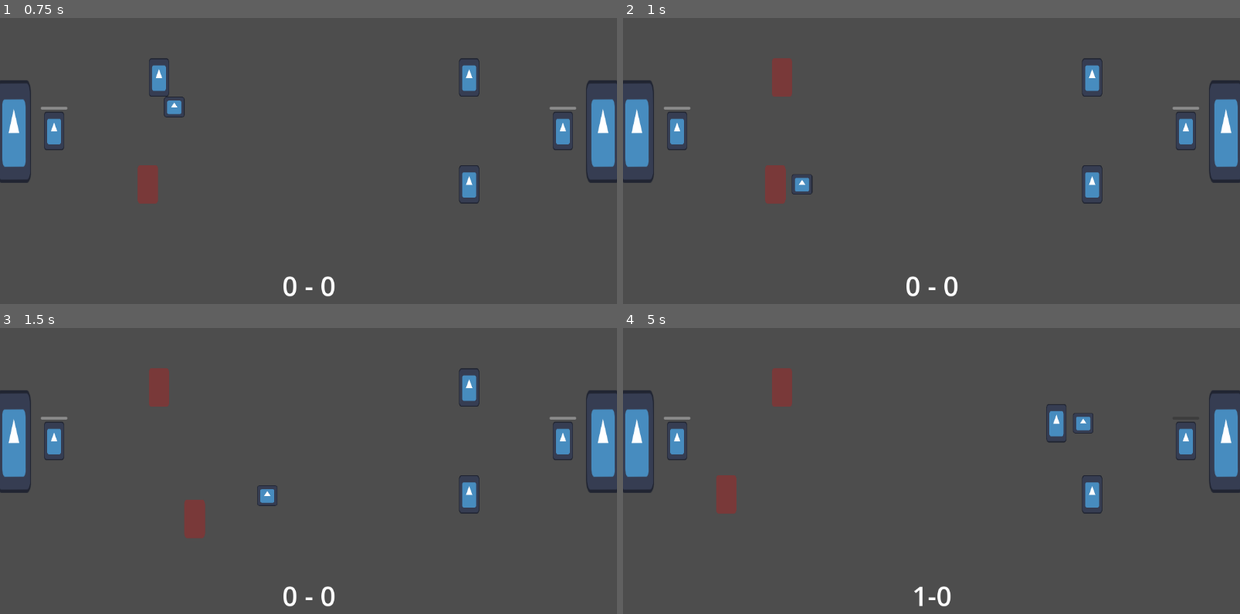
Above: before the commit, frames 1-4 (two rows, left to right).
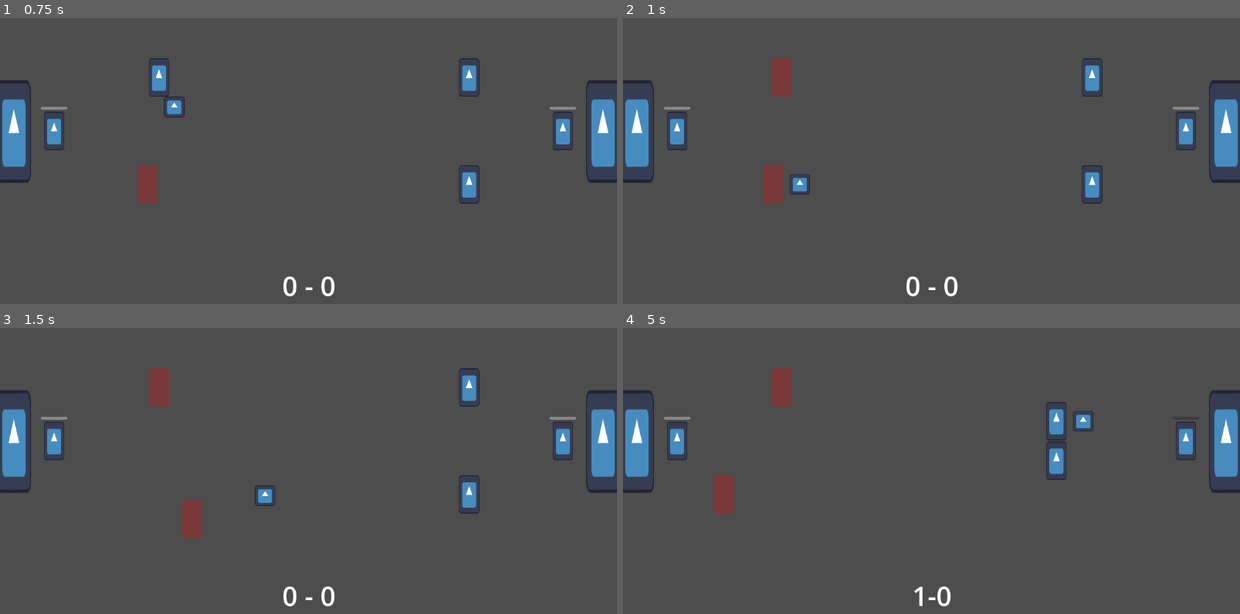
Above: after the commit, the same moments.

Repository: david8zhang/spooky-soccer
Game: Godot game, scene res://scenes/Main.tscn
The game is run twice, just before and just after one commit, with the same random seed, the same clock (stepped at 60 frames per second) and the same inputs. The engine's default icon, where the game draws it, is replaced by a stand-in: a white triangle on a blue panel in a dark square.
Inputs:
- Up to frame 1 (0.75 s): tap Enter at 0.5 s; hold Right (move_right) from 0.53 s (still down); tap Space (pass) at 0.6 s
- Up to frame 2 (1 s): keep holding Right (move_right)
- Up to frame 3 (1.5 s): release Right (move_right) at 1.28 s; hold Down (move_down) from 1.28 s (still down); tap F (shoot) at 1.35 s
- Up to frame 4 (5 s): release Down (move_down) at 2.03 s; hold Right (move_right) 2.03-2.78 s; tap Space (pass) at 2.1, 3.6 s; hold Up (move_up) 2.78-3.53 s; tap F (shoot) at 2.85, 4.35 s; hold Left (move_left) from 3.53 s (still down)

Frame 1 is identical in both runs. In frame 2, 0.2% of the frame differs, in the area x 22-31%, y 51-65%; in frame 3, 0.2%; in frame 4, 0.8%, in the area x 14-78%, y 25-65%.

Commit message:
added off-ball offense movement

Diff:
--- a/prefabs/Ball.tscn
+++ b/prefabs/Ball.tscn
@@ -41,7 +41,7 @@
 
 [node name="CollisionDetector" type="Area2D" parent="."]
 collision_layer = 4
-collision_mask = 7
+collision_mask = 15
 
 [node name="CollisionShape2D" type="CollisionShape2D" parent="CollisionDetector"]
 shape = SubResource("CircleShape2D_kr422")
--- a/prefabs/CPUFieldPlayer.tscn
+++ b/prefabs/CPUFieldPlayer.tscn
@@ -20,8 +20,9 @@
 "speed": 5.0
 }]
 
-[sub_resource type="RectangleShape2D" id="RectangleShape2D_ficat"]
-size = Vector2(38, 72)
+[sub_resource type="CapsuleShape2D" id="CapsuleShape2D_vt7y0"]
+radius = 18.0
+height = 70.0
 
 [node name="CPUFieldPlayer" type="RigidBody2D"]
 lock_rotation = true
@@ -30,7 +31,7 @@
 [node name="ContextMap" parent="." instance=ExtResource("2_vai8v")]
 
 [node name="CPUFieldPlayerAI" parent="." node_paths=PackedStringArray("blackboard", "actor") instance=ExtResource("2_4laok")]
-blackboard = NodePath("@Node@150424")
+blackboard = NodePath("@Node@191691")
 actor = NodePath("..")
 
 [node name="AnimatedSprite2D" type="AnimatedSprite2D" parent="."]
@@ -40,4 +41,8 @@
 animation = &"placeholder"
 
 [node name="CollisionShape2D" type="CollisionShape2D" parent="."]
-shape = SubResource("RectangleShape2D_ficat")
+shape = SubResource("CapsuleShape2D_vt7y0")
+
+[node name="RayToGoal" type="RayCast2D" parent="."]
+modulate = Color(0, 1, 0, 1)
+target_position = Vector2(2.08165e-12, 100)
--- a/prefabs/CPUFieldPlayerAI.tscn
+++ b/prefabs/CPUFieldPlayerAI.tscn
@@ -7,6 +7,10 @@
 [ext_resource type="Script" path="res://scripts/behavior_tree/IsOnball.gd" id="5_ltyea"]
 [ext_resource type="Script" path="res://scripts/behavior_tree/AttackDribble.gd" id="6_3ccq3"]
 [ext_resource type="Script" path="res://scripts/behavior_tree/Idle.gd" id="6_5pohc"]
+[ext_resource type="Script" path="res://addons/beehave/nodes/decorators/inverter.gd" id="7_hc8l0"]
+[ext_resource type="Script" path="res://scripts/behavior_tree/IsOpen.gd" id="8_bns73"]
+[ext_resource type="Script" path="res://scripts/behavior_tree/NearOpponentGoal.gd" id="9_db1pk"]
+[ext_resource type="Script" path="res://scripts/behavior_tree/MoveToOpenPosition.gd" id="10_l5pas"]
 
 [node name="CPUFieldPlayerAI" type="Node" node_paths=PackedStringArray("blackboard", "actor")]
 script = ExtResource("1_xsn7y")
@@ -34,7 +38,28 @@
 [node name="AttackDribble" type="Node" parent="OffenseOrDefense/OffenseSequence/OnOrOffball/OnballSequence"]
 script = ExtResource("6_3ccq3")
 
-[node name="Idle" type="Node" parent="OffenseOrDefense/OffenseSequence/OnOrOffball"]
+[node name="OffballSelector" type="Node" parent="OffenseOrDefense/OffenseSequence/OnOrOffball"]
+script = ExtResource("2_8as02")
+
+[node name="GetOpenSequence" type="Node" parent="OffenseOrDefense/OffenseSequence/OnOrOffball/OffballSelector"]
+script = ExtResource("2_erdwv")
+
+[node name="InverterDecorator" type="Node" parent="OffenseOrDefense/OffenseSequence/OnOrOffball/OffballSelector/GetOpenSequence"]
+script = ExtResource("7_hc8l0")
+
+[node name="IsInPosition" type="Node" parent="OffenseOrDefense/OffenseSequence/OnOrOffball/OffballSelector/GetOpenSequence/InverterDecorator"]
+script = ExtResource("2_erdwv")
+
+[node name="IsOpen" type="Node" parent="OffenseOrDefense/OffenseSequence/OnOrOffball/OffballSelector/GetOpenSequence/InverterDecorator/IsInPosition"]
+script = ExtResource("8_bns73")
+
+[node name="NearOpponentGoal" type="Node" parent="OffenseOrDefense/OffenseSequence/OnOrOffball/OffballSelector/GetOpenSequence/InverterDecorator/IsInPosition"]
+script = ExtResource("9_db1pk")
+
+[node name="MoveToOpenPosition" type="Node" parent="OffenseOrDefense/OffenseSequence/OnOrOffball/OffballSelector/GetOpenSequence"]
+script = ExtResource("10_l5pas")
+
+[node name="Idle" type="Node" parent="OffenseOrDefense/OffenseSequence/OnOrOffball/OffballSelector"]
 script = ExtResource("6_5pohc")
 
 [node name="Idle" type="Node" parent="OffenseOrDefense"]
--- a/prefabs/Goal.tscn
+++ b/prefabs/Goal.tscn
@@ -21,6 +21,9 @@
 [sub_resource type="RectangleShape2D" id="RectangleShape2D_trcr3"]
 size = Vector2(63, 190)
 
+[sub_resource type="CircleShape2D" id="CircleShape2D_l885n"]
+radius = 350.0
+
 [node name="Goal" type="StaticBody2D"]
 collision_layer = 2
 collision_mask = 4
@@ -34,3 +37,7 @@
 [node name="CollisionShape2D" type="CollisionShape2D" parent="."]
 position = Vector2(-0.5, -1)
 shape = SubResource("RectangleShape2D_trcr3")
+
+[node name="InRangeDetector" type="CollisionShape2D" parent="."]
+shape = SubResource("CircleShape2D_l885n")
+disabled = true
--- a/prefabs/Goalkeeper.tscn
+++ b/prefabs/Goalkeeper.tscn
@@ -22,6 +22,7 @@
 size = Vector2(38, 72)
 
 [node name="Goalkeeper" type="RigidBody2D"]
+collision_layer = 8
 lock_rotation = true
 script = ExtResource("1_84vqb")
 
--- a/prefabs/PlayerFieldPlayer.tscn
+++ b/prefabs/PlayerFieldPlayer.tscn
@@ -1,7 +1,8 @@
-[gd_scene load_steps=6 format=3 uid="uid://cb8pxunyr2q10"]
+[gd_scene load_steps=7 format=3 uid="uid://cb8pxunyr2q10"]
 
 [ext_resource type="Texture2D" uid="uid://dqa181oq1x6gn" path="res://icon.svg" id="1_48ndw"]
 [ext_resource type="Script" path="res://scripts/PlayerFieldPlayer.gd" id="1_ejapt"]
+[ext_resource type="PackedScene" uid="uid://bvwulw0o1p2y6" path="res://prefabs/ContextMap.tscn" id="2_xnjla"]
 
 [sub_resource type="AtlasTexture" id="AtlasTexture_fto0y"]
 atlas = ExtResource("1_48ndw")
@@ -18,12 +19,15 @@
 "speed": 5.0
 }]
 
-[sub_resource type="RectangleShape2D" id="RectangleShape2D_sy3cu"]
-size = Vector2(38, 72)
+[sub_resource type="CapsuleShape2D" id="CapsuleShape2D_r7eo2"]
+radius = 18.0
+height = 70.0
 
 [node name="PlayerFieldPlayer" type="RigidBody2D"]
 lock_rotation = true
 script = ExtResource("1_ejapt")
+
+[node name="ContextMap" parent="." instance=ExtResource("2_xnjla")]
 
 [node name="AnimatedSprite2D" type="AnimatedSprite2D" parent="."]
 position = Vector2(2.08165e-12, 2.08165e-12)
@@ -32,4 +36,8 @@
 animation = &"placeholder"
 
 [node name="CollisionShape2D" type="CollisionShape2D" parent="."]
-shape = SubResource("RectangleShape2D_sy3cu")
+shape = SubResource("CapsuleShape2D_r7eo2")
+
+[node name="RayToGoal" type="RayCast2D" parent="."]
+modulate = Color(0, 1, 0, 1)
+target_position = Vector2(2.08165e-12, 100)
--- a/scripts/FieldPlayer.gd
+++ b/scripts/FieldPlayer.gd
@@ -28,6 +28,8 @@
 
 @onready var game = get_node("/root/Main") as Game
 @onready var context_map = $ContextMap as ContextMap
+@onready var ray_to_goal = $RayToGoal as RayCast2D
+
 var field_manager: FieldManager
 
 func _physics_process(_delta):
@@ -36,6 +38,10 @@
 		ball.show()
 		var x_diff = -50 if curr_direction == Direction.LEFT else 50
 		ball.global_position = Vector2(global_position.x + x_diff, global_position.y)
+
+	# For checking if the player currently has an open shot on offense
+	if ray_to_goal != null:
+		ray_to_goal.target_position = ray_to_goal.to_local(get_opposing_goal().global_position)
 
 func pass_ball():
 	if pass_target != null:
@@ -104,3 +110,6 @@
 		var desired_velocity = dir * FieldPlayer.SPEED
 		var steering_force = desired_velocity - linear_velocity
 		linear_velocity = linear_velocity + (steering_force * 2 * 0.0167)
+
+func has_open_shot():
+	return ray_to_goal.is_colliding()
--- a/scripts/behavior_tree/AttackDribble.gd
+++ b/scripts/behavior_tree/AttackDribble.gd
@@ -17,5 +17,4 @@
 	var window_size = get_viewport().get_visible_rect().size
 	var random_y = random.randi_range(-window_size.y / 2 + 5, window_size.y / 2 - 5)
 	var x = -window_size.x / 2 + 400
-	# return Vector2(x, random_y)
-	return Vector2(-350, 100)
+	return Vector2(x, random_y)
--- /dev/null
+++ b/scripts/behavior_tree/IsOpen.gd
@@ -0,0 +1,6 @@
+class_name IsOpen
+extends ConditionLeaf
+
+func tick(actor: Node, _blackboard: Blackboard):
+	var field_player = actor as FieldPlayer
+	return SUCCESS if field_player.has_open_shot() else FAILURE
--- /dev/null
+++ b/scripts/behavior_tree/MoveToOpenPosition.gd
@@ -0,0 +1,13 @@
+class_name MoveToOpenPosition
+extends ActionLeaf
+
+func tick(actor: Node, blackboard: Blackboard):
+	var target_position = blackboard.get_value("OFFBALL_OFFENSE_TARGET_POSITION")
+	var field_player = actor as FieldPlayer
+	if target_position == null:
+		var opp_goal = field_player.get_opposing_goal()
+		var rand_angle = deg_to_rad(randi_range(-75, 75))
+		target_position = Vector2(opp_goal.global_position.x, 0) + Vector2(250, 0).rotated(rand_angle)
+		blackboard.set_value("OFFBALL_OFFENSE_TARGET_POSITION", target_position)
+	field_player.move_to_position(target_position, 5)
+	return SUCCESS
--- /dev/null
+++ b/scripts/behavior_tree/NearOpponentGoal.gd
@@ -0,0 +1,10 @@
+class_name NearOpponentGoal
+extends ConditionLeaf
+
+var DIST_THRESHOLD = 350
+
+func tick(actor: Node, _blackboard: Blackboard):
+	var field_player = actor as FieldPlayer
+	var opp_goal = field_player.get_opposing_goal() as Goal
+	var dist_to_opp_goal = field_player.global_position.distance_to(opp_goal.global_position)
+	return SUCCESS if dist_to_opp_goal <= DIST_THRESHOLD else FAILURE
Not shown: 1 places in prefabs/CPUFieldPlayerAI.tscn that only renumber resources
Not shown: 1 places in prefabs/Goal.tscn that only renumber resources
